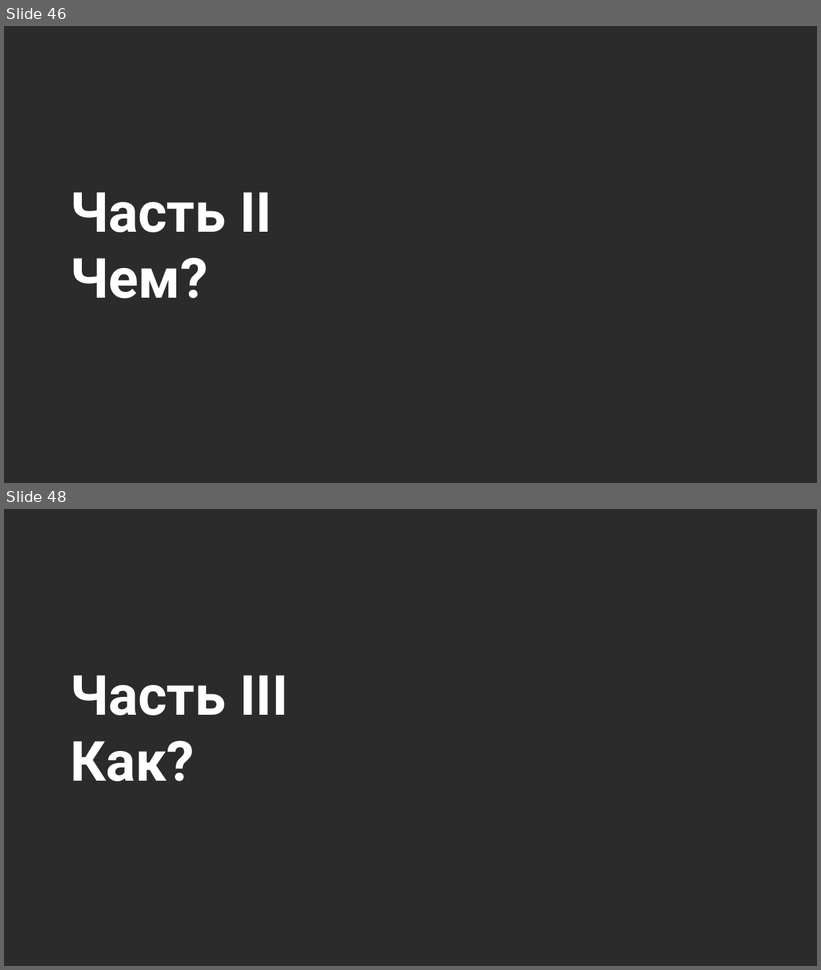
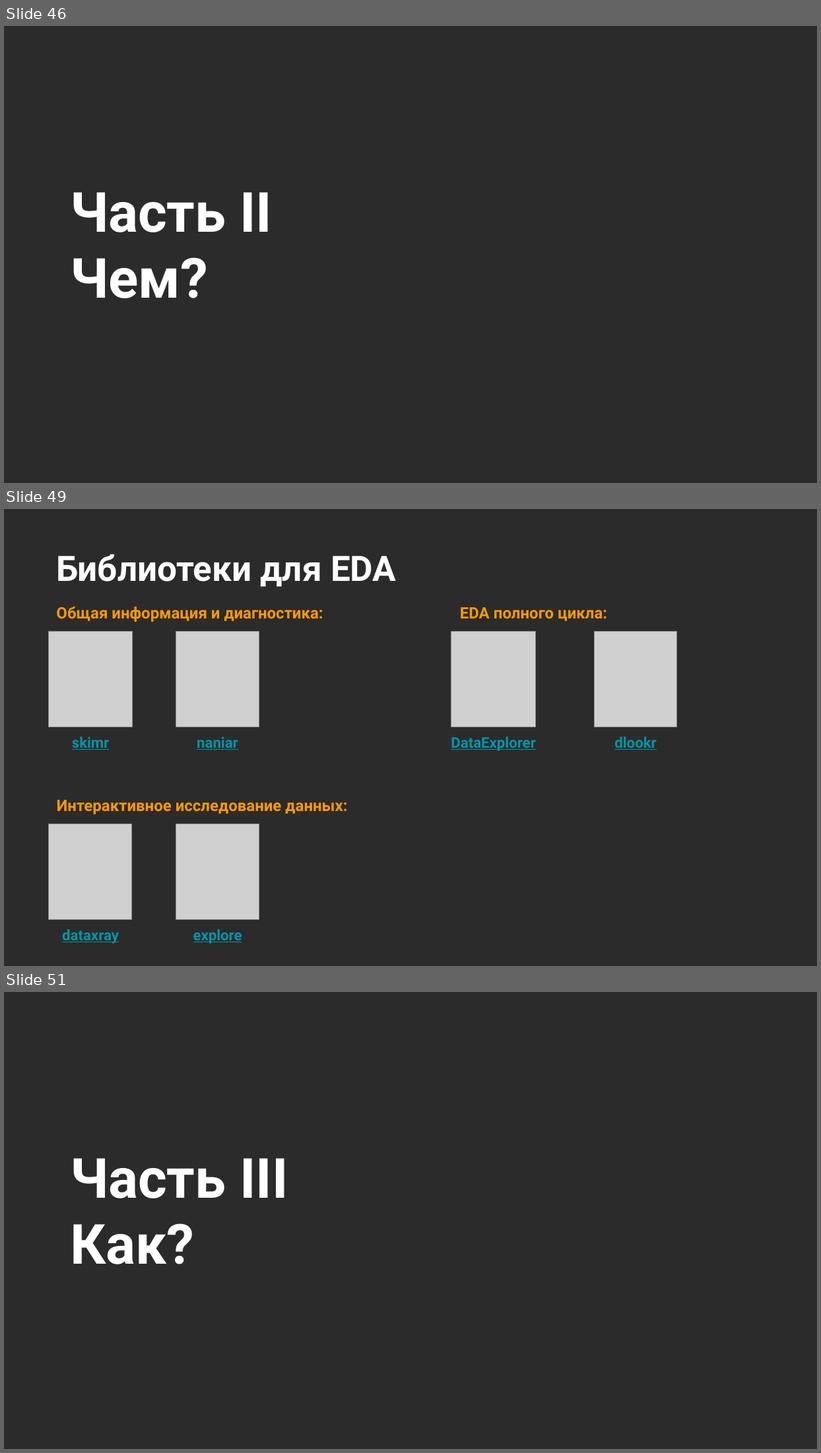
Before and after one commit to Marwolaeth/OTUS_R4DA, a slide deck: teaching/R4DA-EDA4ML.pptx. Shown one above the other, each under a label of ours: slides 46 and 48 before the commit, slides 46, 49 and 51 after it; the slides between them are not shown. The pictures are 821x970 and 821x1453 pixels, drawn with LibreOffice and Linux fonts; fonts in the diff are those of the drawing; grey boxes stand for pictures; background and template pictures are left out; a plain dark background stands for a picture behind light text. Boxes give left, top, right and bottom in pixels: in the first picture for what was removed or moved away, otherwise in the second. Text is boxed around its words. In the diff, an @@ line names an element or a change of style, - is before the commit and + after.

```diff
--- a/teaching/R4DA-EDA4ML.pptx
+++ b/teaching/R4DA-EDA4ML.pptx
@@ slide 49 added at (4,509,817,966), background picture (left out) @@
@@ title added at (57,554,396,587), 31 pt, text #FFFFFF, bold @@
+Библиотеки для EDA
@@ text added at (56,606,323,622), 14 pt, text #FF9900, bold @@
+Общая информация и диагностика:
@@ text added at (460,607,607,621), 14 pt, text #FF9900, bold @@
+EDA полного цикла:
@@ picture added at (49,631,133,727) @@
@@ picture added at (176,631,259,727) @@
@@ picture added at (451,631,536,727) @@
@@ picture added at (594,631,677,727) @@
@@ text added at (72,737,109,750), 13 pt, text #0097A7, bold, underline @@
+skimr
@@ text added at (197,737,238,750), 13 pt, text #0097A7, bold, underline @@
+naniar
@@ text added at (451,737,535,751), 13 pt, text #0097A7, bold, underline @@
+DataExplorer
@@ text added at (614,737,656,750), 13 pt, text #0097A7, bold, underline @@
+dlookr
@@ text added at (57,800,347,815), 14 pt, text #FF9900, bold @@
+Интерактивное исследование данных:
@@ picture added at (49,824,131,920) @@
@@ picture added at (176,824,259,920) @@
@@ text added at (62,929,119,944), 13 pt, text #0097A7, bold, underline @@
+dataxray
@@ text added at (193,929,242,944), 13 pt, text #0097A7, bold, underline @@
+explore
@@ what was slide 48 is now slide 51 @@
```
Also in this commit, not shown: 1 slide changed, 6 other slides added, 4 other files.
